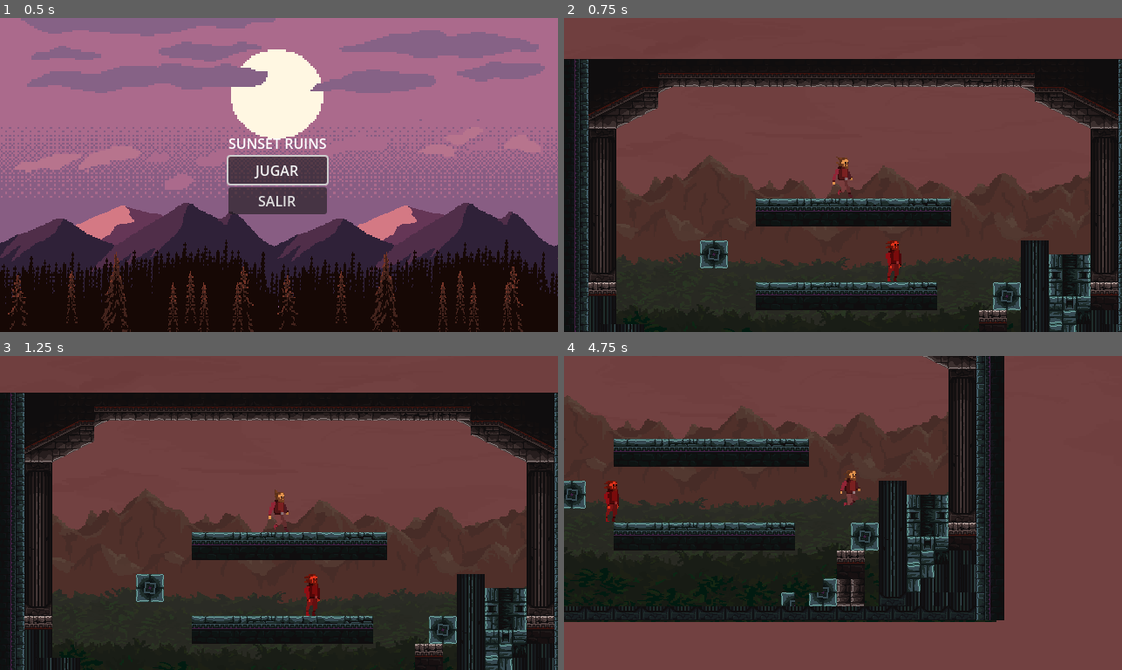
Above: before the commit, frames 1-4 (two rows, left to right).
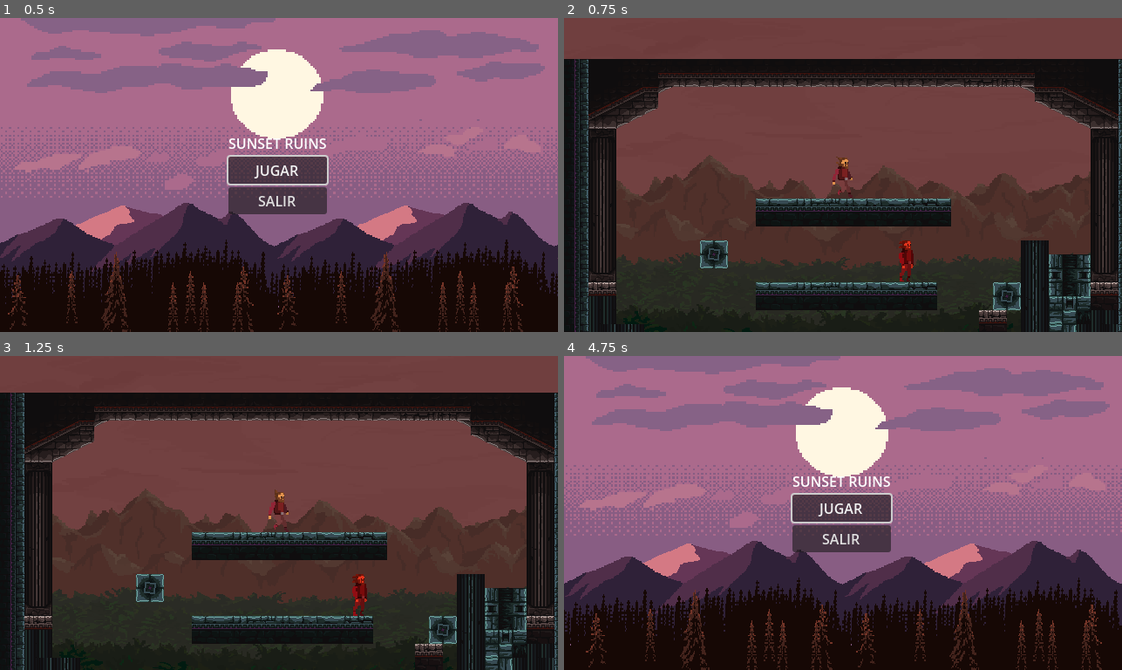
Above: after the commit, the same moments.

Repository: lunhect/Godot
Game: Godot game, scene res://escenas/escenario_uno.tscn
Same seed, same stepped clock (60 frames per second), same inputs: the game is played once before the commit and once after it.
Inputs:
- Up to frame 1 (0.5 s): no input
- Up to frame 2 (0.75 s): click "JUGAR" at 0.5 s
- Up to frame 3 (1.25 s): no input
- Up to frame 4 (4.75 s): tap Enter (ui_accept) at 1.25 s; hold D (right) 1.28-2.78 s; tap Backspace (jump) at 1.52, 2.27, 3.77, 4.52 s; hold A (left) 2.78-3.53 s; hold D (right) from 3.53 s (still down)

Frame 1 is identical in both runs. In frame 2, 0.5% of the frame differs, in the area x 57-63%, y 70-84%; in frame 3, 0.5%; in frame 4, 96%, in the area x 0-100%, y 0-100%.

Commit message:
Enemigo muy simple: va y viene y mata al jugador

Diff:
--- a/escenas/enemigo.tscn
+++ b/escenas/enemigo.tscn
@@ -22,10 +22,6 @@
 [node name="CollisionShape2D" type="CollisionShape2D" parent="."]
 shape = SubResource("RectangleShape2D_cuerpo")
 
-[node name="RayCast2D" type="RayCast2D" parent="."]
-position = Vector2(14, 0)
-target_position = Vector2(0, 34)
-
 [node name="Hitbox" type="Area2D" parent="."]
 collision_layer = 0
 collision_mask = 2
--- a/scripts/enemigo.gd
+++ b/scripts/enemigo.gd
@@ -1,23 +1,26 @@
 extends CharacterBody2D
 
-const SPEED = 40.0
-var dir := -1.0
+var velocidad = 40    # lo rápido que anda
+var direccion = 1     # 1 = derecha, -1 = izquierda
+var tiempo = 0.0      # segundos que lleva andando hacia un lado
 
 
-func _physics_process(delta: float) -> void:
-	velocity = Vector2(dir * SPEED, velocity.y + get_gravity().y * delta)
+func _physics_process(delta):
+	# Gravedad: lo hace caer hasta el suelo
+	velocity.y += get_gravity().y * delta
+
+	# Anda hacia el lado de "direccion"
+	velocity.x = direccion * velocidad
 	move_and_slide()
-	# Da la vuelta en una pared o en el borde de la plataforma
-	if is_on_wall() or (is_on_floor() and not $RayCast2D.is_colliding()):
-		dir = -dir
-		$RayCast2D.position.x = 14 * dir
-		$Sprite2D.flip_h = dir < 0
+
+	# Cada 3 segundos da la vuelta
+	tiempo += delta
+	if tiempo > 3:
+		tiempo = 0
+		direccion = -direccion
+		$Sprite2D.flip_h = direccion < 0  # gira el dibujo
 
 
-func _on_hitbox_body_entered(body: Node2D) -> void:
-	if body.velocity.y > 0 and body.global_position.y < global_position.y - 14:
-		Sonido.play("golpe")  # el jugador le salta encima
-		body.rebotar()
-		queue_free()
-	else:
-		body.die()
+func _on_hitbox_body_entered(body):
+	# Si el jugador lo toca, el jugador muere
+	body.die()
